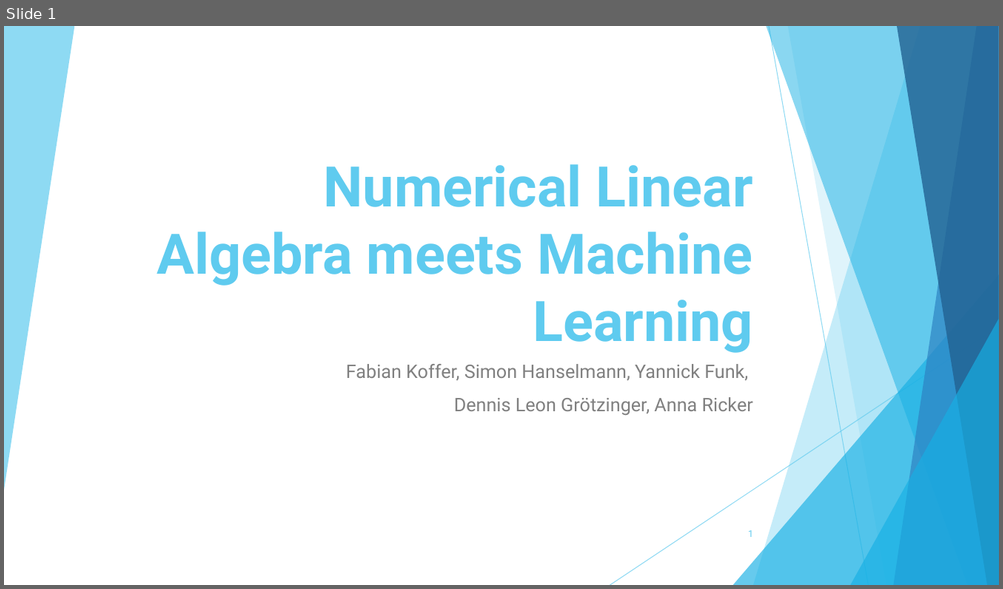
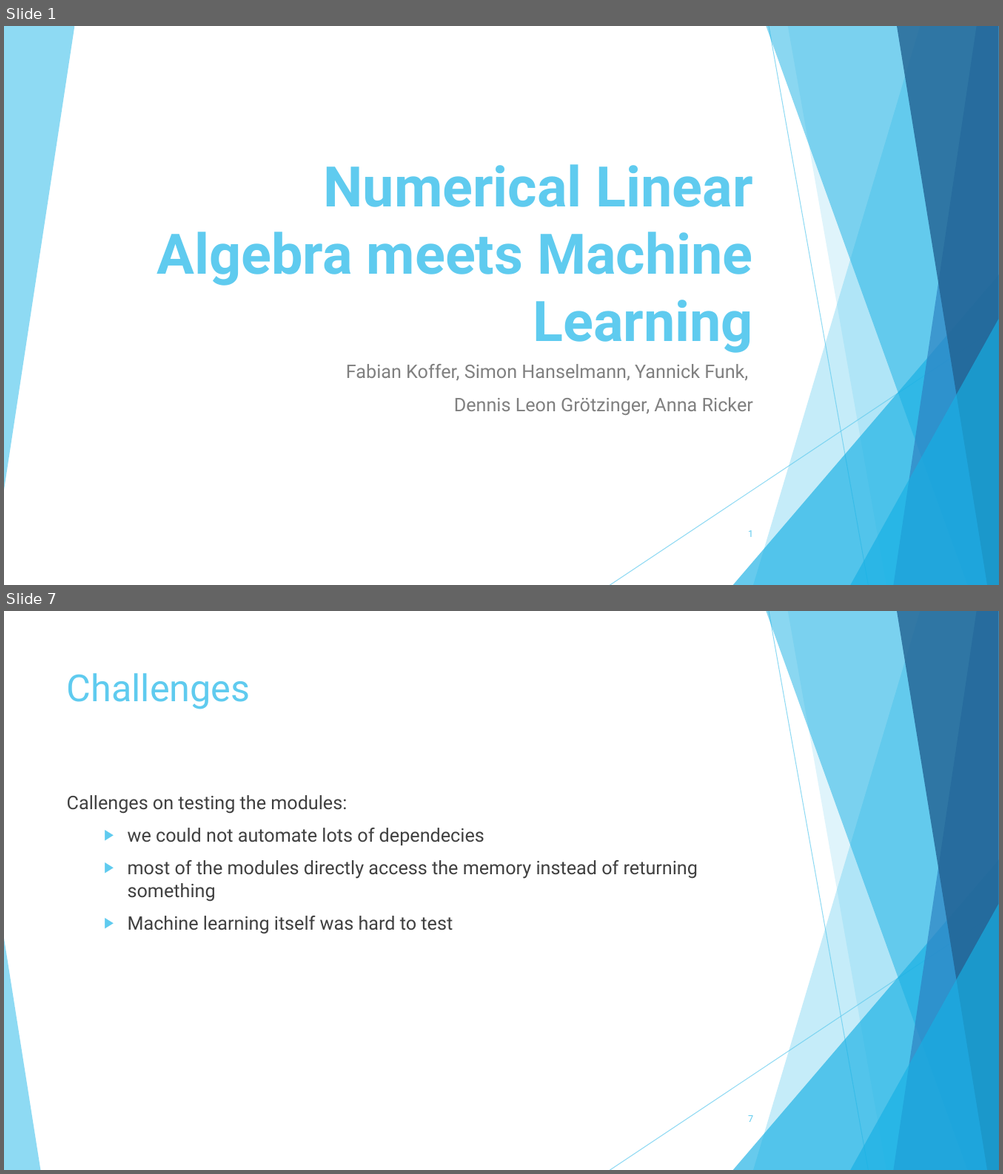
Before and after one commit to TheSlimvReal/PSE---LA-meets-ML, a slide deck: TestReport/Test_report_presentation.pptx. Shown one above the other, each under a label of ours: slide 1 before the commit, slides 1 and 7 after it; the slides between them are not shown. The pictures are 1003x589 and 1003x1174 pixels, drawn with LibreOffice and Linux fonts; fonts in the diff are those of the drawing. Boxes give left, top, right and bottom in pixels: in the first picture for what was removed or moved away, otherwise in the second. Text is boxed around its words. In the diff, an @@ line names an element or a change of style, - is before the commit and + after.

```diff
--- a/TestReport/Test_report_presentation.pptx
+++ b/TestReport/Test_report_presentation.pptx
@@ slide 7 added at bbox=[4, 611, 999, 1170], background #FFFFFF; not listed: 9 template elements that a slide beside it also shows @@
@@ title added at bbox=[67, 673, 250, 709], 36 pt, text #5FCBEF @@
+Challenges
@@ text added at bbox=[67, 795, 697, 934], 18 pt, text #404040 @@
+Callenges on testing the modules:
+  ▶ we could not automate lots of dependecies
+  ▶ most of the modules directly access the memory instead of returning something
+  ▶ Machine learning itself was hard to test
@@ triangle added at bbox=[4, 939, 40, 1170], fill #5FCBEF at 70% opacity @@
@@ page number added at bbox=[748, 1116, 753, 1122], 9 pt, text #5FCBEF @@
+7
```
Also in this commit, not shown: 3 slides changed, 2 other slides added, 3 other files.
